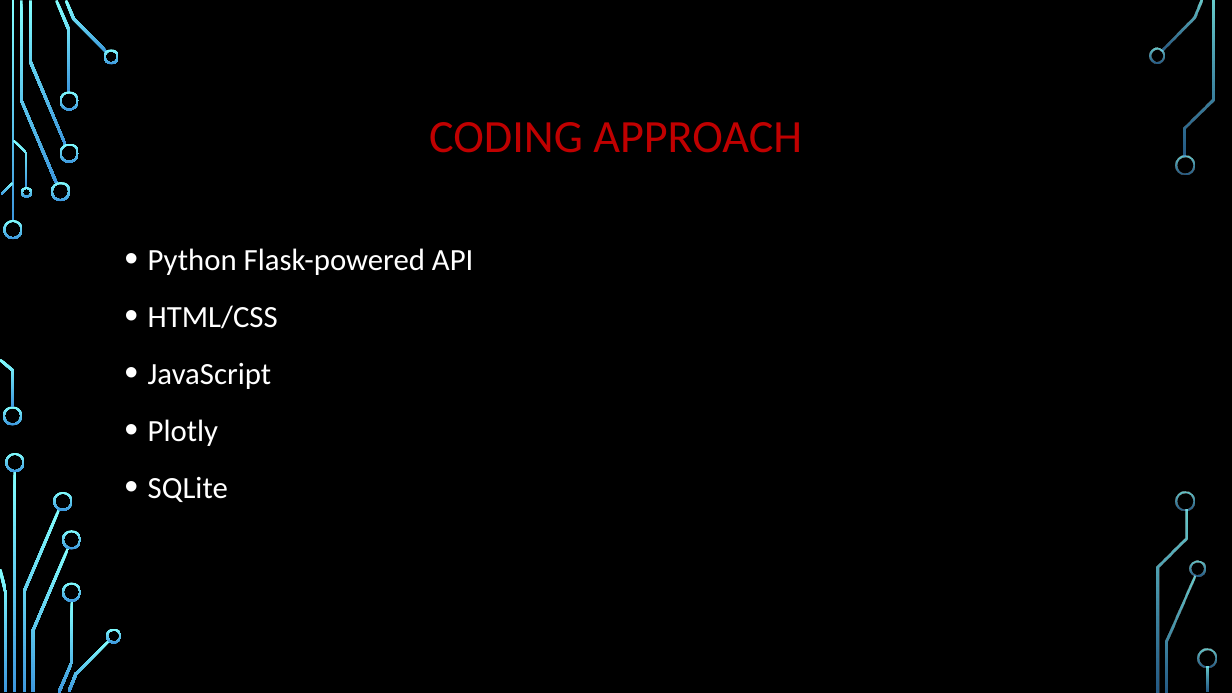
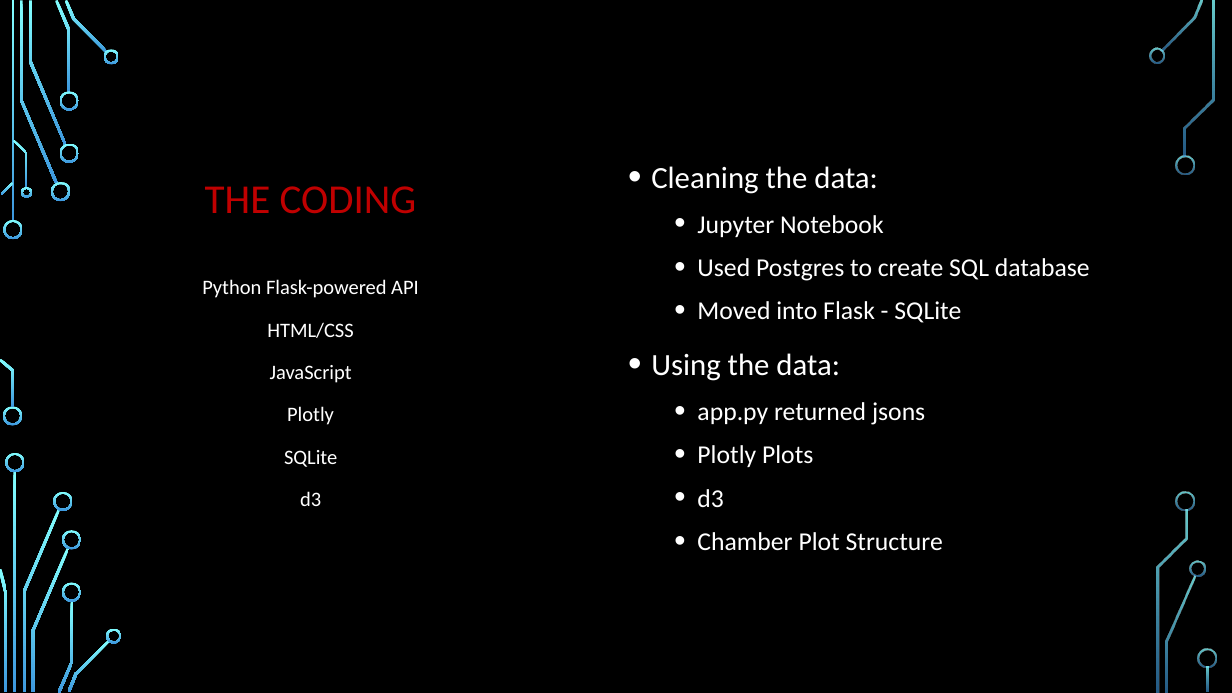
Before and after one commit to isabelle-sanford/senate-analysis, a slide deck: slide 6 of Senate_Salamanders_Slide.pptx. Drawn at 1232x693 pixels with LibreOffice and Linux fonts; fonts in the diff are those of the drawing; background and template pictures are left out. Boxes give left, top, right and bottom in pixels: in the first picture for what was removed or moved away, otherwise in the second. Text is boxed around its words. In the diff, an @@ line names an element or a change of style, - is before the commit and + after.

```diff
--- a/Senate_Salamanders_Slide.pptx
+++ b/Senate_Salamanders_Slide.pptx
@@ title "THE CODING" at bbox=[205, 186, 417, 214]: vertical alignment middle to bottom @@
@@ text added at bbox=[651, 166, 1090, 551], 20 pt, text #FFFFFF @@
+• Cleaning the data:
+  • Jupyter Notebook
+  • Used Postgres to create SQL database
+  • Moved into Flask - SQLite
+• Using the data:
+  • app.py returned jsons
+  • Plotly Plots
+  • d3
+  • Chamber Plot Structure
@@ title at bbox=[205, 186, 417, 214]: text changed; size 36 to 32 pt @@
-CODING APPROACH
+THE CODING
@@ text at bbox=[202, 279, 419, 467]: size 24 to 16 pt; alignment left to centre; bullet • to none @@
@@ text at bbox=[300, 491, 321, 506]: paragraph added @@
+d3
```
Also in this commit, not shown: 2 other slides changed, 2 slides added, 2 slides removed, 2 other files.
